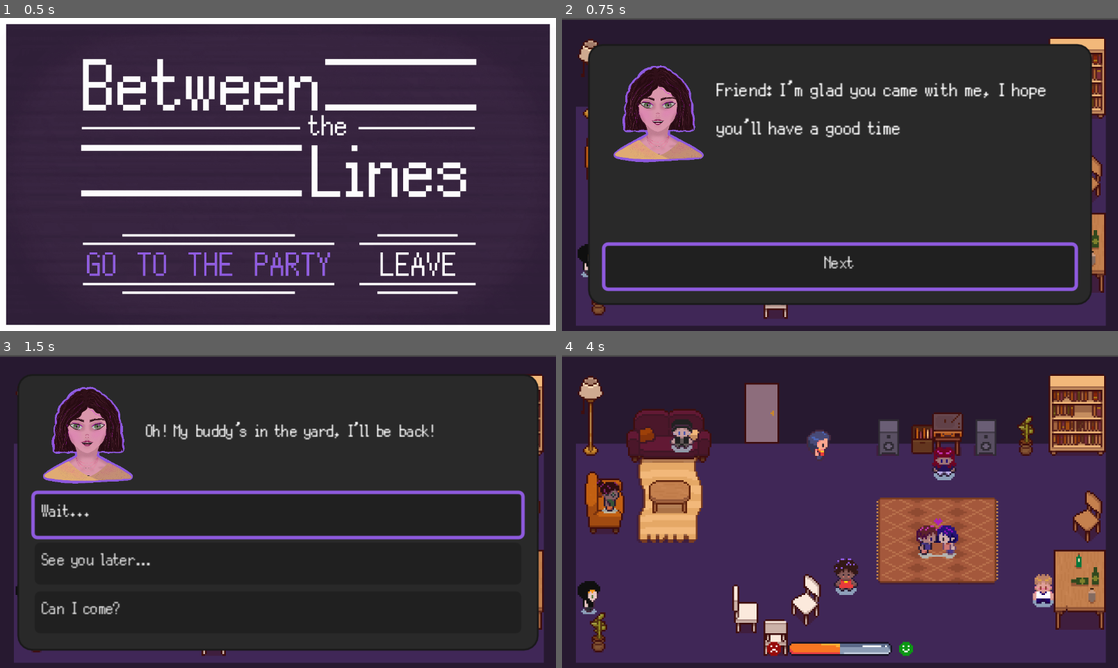
Above: before the commit, frames 1-4 (two rows, left to right).
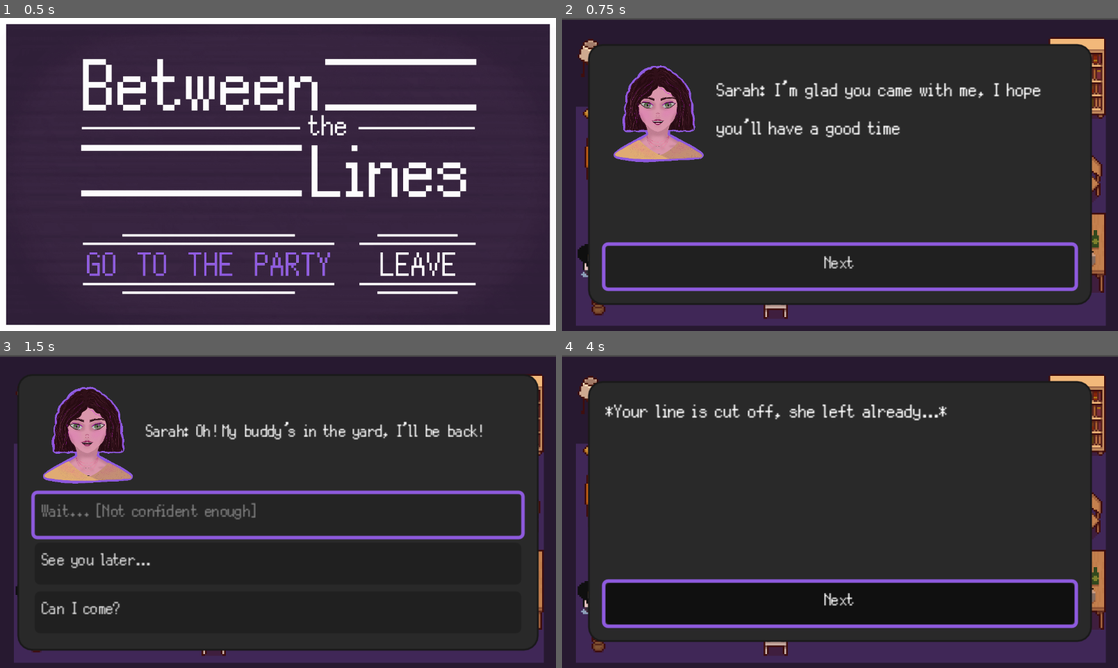
Above: after the commit, the same moments.

Repository: LaClimSx/between-the-lines
Game: Godot game, scene res://scenes/title_screen.tscn
Same seed, same stepped clock (60 frames per second), same inputs: the game is played once before the commit and once after it.
Inputs (mouse positions are in pixels of both pictures, inside the frame that each line leads up to):
- Up to frame 1 (0.5 s): no input
- Up to frame 2 (0.75 s): click (773, 265) at 0.5 s
- Up to frame 3 (1.5 s): click "Next" at 1.25 s
- Up to frame 4 (4 s): click (840, 514) at 2 s, where only the run before the commit has a clickable "Wait..."; click (840, 602) at 2.75 s, where only the run before the commit has a clickable "Next"; hold D (right) from 3.53 s (still down); hold Space (interact) from 3.53 s (still down)

Frame 1 is identical in both runs. In frame 2, 1.5% of the frame differs, in the area x 27-88%, y 19-26%; in frame 3, 1.9%; in frame 4, 64%, in the area x 4-96%, y 8-97%.

Commit message:
update chats

Diff:
--- a/assets/resources/blank_data.tres
+++ b/assets/resources/blank_data.tres
@@ -4,6 +4,6 @@
 
 [resource]
 script = ExtResource("1_htt2q")
-text = "There was a blank in the conversation..."
+text = "*There was a blank in the conversation...*"
 optional_score = -2
 metadata/_custom_type_script = "uid://bl4ey0p7k6r27"
--- a/assets/resources/circle_data.tres
+++ b/assets/resources/circle_data.tres
@@ -7,28 +7,28 @@
 
 [sub_resource type="Resource" id="Resource_choun"]
 script = ExtResource("2_qbbkm")
-text = "*Hands over the pack*, You can sit here if you want."
+text = "Charlie: *Hands over the pack*, You can sit here if you want."
 tex = ExtResource("3_s5j7m")
 optional_score = 2
 metadata/_custom_type_script = "uid://bl4ey0p7k6r27"
 
 [sub_resource type="Resource" id="Resource_a8y0u"]
 script = ExtResource("2_qbbkm")
-text = "Okay"
+text = "Charlie: Okay"
 tex = ExtResource("3_s5j7m")
 optional_score = 1
 metadata/_custom_type_script = "uid://bl4ey0p7k6r27"
 
 [sub_resource type="Resource" id="Resource_jkv2x"]
 script = ExtResource("2_qbbkm")
-text = "Can’t you at least say thank you?"
+text = "Charlie: Can’t you at least say thank you?"
 tex = ExtResource("3_s5j7m")
 optional_score = -2
 metadata/_custom_type_script = "uid://bl4ey0p7k6r27"
 
 [resource]
 script = ExtResource("4_g71lq")
-question = "Hey! Want some chips?"
+question = "Charlie: Hey! Want some chips?"
 answer1 = "Sure"
 answer2 = "No thank you"
 answer3 = "I don't eat food strangers offer me..."
--- a/assets/resources/eye_data.tres
+++ b/assets/resources/eye_data.tres
@@ -8,28 +8,28 @@
 
 [sub_resource type="Resource" id="Resource_s3jwc"]
 script = ExtResource("2_s3jwc")
-text = "Meh…"
+text = "Theo: Meh…"
 tex = ExtResource("3_s3jwc")
 optional_score = -1
 metadata/_custom_type_script = "uid://bl4ey0p7k6r27"
 
 [sub_resource type="Resource" id="Resource_qk67w"]
 script = ExtResource("2_s3jwc")
-text = "No"
+text = "Theo: No"
 tex = ExtResource("3_s3jwc")
 optional_score = -1
 metadata/_custom_type_script = "uid://bl4ey0p7k6r27"
 
 [sub_resource type="Resource" id="Resource_psrpc"]
 script = ExtResource("2_s3jwc")
-text = "Mm-hmm *Nods and smiles, embarrassed*"
+text = "Theo: Mm-hmm *Nods and smiles, embarrassed*"
 tex = ExtResource("3_s3jwc")
 optional_score = -2
 metadata/_custom_type_script = "uid://bl4ey0p7k6r27"
 
 [sub_resource type="Resource" id="Resource_hl0bf"]
 script = ExtResource("4_qk67w")
-question = "*He doesn't answer*"
+question = "Theo: *He doesn't answer*"
 answer1 = "Not a bad party, huh?"
 answer2 = "Do you come to parties like this often?"
 answer3 = "You're not very talkative"
@@ -39,28 +39,28 @@
 
 [sub_resource type="Resource" id="Resource_6tyjc"]
 script = ExtResource("2_s3jwc")
-text = "That’s nice of you to ask; I have to admit I don’t know many people *You chat for a while*"
+text = "Theo: That’s nice of you to ask; I have to admit I don’t know many people *You chat for a while*"
 tex = ExtResource("5_rkxgj")
 optional_score = 2
 metadata/_custom_type_script = "uid://bl4ey0p7k6r27"
 
 [sub_resource type="Resource" id="Resource_8c7mo"]
 script = ExtResource("2_s3jwc")
-text = "Yeah, it’s my favorite game! *You chat for a while*"
+text = "Theo: Yeah, it’s my favorite game! *You chat for a while*"
 tex = ExtResource("5_rkxgj")
 optional_score = 2
 metadata/_custom_type_script = "uid://bl4ey0p7k6r27"
 
 [sub_resource type="Resource" id="Resource_ev4wh"]
 script = ExtResource("2_s3jwc")
-text = "Sorry, I just filled my glass"
+text = "Theo: Sorry, I just filled my glass"
 tex = ExtResource("5_rkxgj")
 optional_score = 1
 metadata/_custom_type_script = "uid://bl4ey0p7k6r27"
 
 [sub_resource type="Resource" id="Resource_0wjwd"]
 script = ExtResource("4_qk67w")
-question = "*Smiles slightly*"
+question = "Theo: *Smiles slightly*"
 answer1 = "Hi, I see you’re keeping to yourself a bit, are you okay?"
 answer2 = "I saw your Celeste sweater, have you played a lot?"
 answer3 = "Hey, want to go get a drink together?"
@@ -76,7 +76,7 @@
 
 [resource]
 script = ExtResource("4_qk67w")
-question = "*Stares at you*"
+question = "Theo: *Stares at you*"
 answer1 = "*Stare back*"
 answer2 = "*Smile*"
 answer3 = "*Leave*"
--- a/assets/resources/heart_data.tres
+++ b/assets/resources/heart_data.tres
@@ -7,28 +7,28 @@
 
 [sub_resource type="Resource" id="Resource_7bqm7"]
 script = ExtResource("2_jmi6a")
-text = "Don't worry, it's just between us"
+text = "Alix & Alex: Don't worry, it's just between us"
 tex = ExtResource("5_jmi6a")
 optional_score = -1
 metadata/_custom_type_script = "uid://bl4ey0p7k6r27"
 
 [sub_resource type="Resource" id="Resource_jmi6a"]
 script = ExtResource("2_jmi6a")
-text = "*Look at you weirdly*"
+text = "Alix & Alex: *Look at you weirdly*"
 tex = ExtResource("5_jmi6a")
 optional_score = -2
 metadata/_custom_type_script = "uid://bl4ey0p7k6r27"
 
 [sub_resource type="Resource" id="Resource_lcd3i"]
 script = ExtResource("2_jmi6a")
-text = "Oh, sorry, we didn't mean to leave you out"
+text = "Alix & Alex: Oh, sorry, we didn't mean to leave you out"
 tex = ExtResource("5_jmi6a")
 optional_score = 2
 metadata/_custom_type_script = "uid://bl4ey0p7k6r27"
 
 [resource]
 script = ExtResource("4_tmvt1")
-question = "Hey, are you having a good time? *Turn to each other and whisper and laugh*"
+question = "Alix & Alex: Hey, are you having a good time? *Turn to each other and whisper and laugh*"
 answer1 = "Haha I didn’t get it, what’s the joke?"
 answer2 = "*Laugh awkwardly*"
 answer3 = "I... can leave if I'm bothering you…"
--- a/assets/resources/music.tres
+++ b/assets/resources/music.tres
@@ -29,7 +29,7 @@
 
 [sub_resource type="Resource" id="Resource_byykh"]
 script = ExtResource("4_oyyw7")
-question = "Oh yeah ? Care to put on some music yourself?"
+question = "Jules: Oh yeah ? Care to put on some music yourself?"
 answer1 = "Why not, but I hope it doesn't upset the person playing the music"
 answer2 = "No, thanks. I don’t want to be judged by others"
 answer3 = "Actually, what's playing isn't that bad"
@@ -39,21 +39,21 @@
 
 [sub_resource type="Resource" id="Resource_f677q"]
 script = ExtResource("2_ausq1")
-text = " It’s my favorite band"
+text = "Jules: It’s my favorite band"
 tex = ExtResource("5_ausq1")
 optional_score = 1
 metadata/_custom_type_script = "uid://bl4ey0p7k6r27"
 
 [sub_resource type="Resource" id="Resource_pyeu2"]
 script = ExtResource("2_ausq1")
-text = "Oh yeah… crazy…"
+text = "Jules: Oh yeah… crazy…"
 tex = ExtResource("5_ausq1")
 optional_score = -1
 metadata/_custom_type_script = "uid://bl4ey0p7k6r27"
 
 [resource]
 script = ExtResource("4_oyyw7")
-question = "So, what do you think of the music?"
+question = "Jules: So, what do you think of the music?"
 answer1 = "Frankly, I’m not a fan"
 answer2 = "It’s nice"
 answer3 = "Music, what a great invention! In fact, originally... *Talk about music history*"
--- a/assets/resources/square_data.tres
+++ b/assets/resources/square_data.tres
@@ -28,34 +28,33 @@
 
 [sub_resource type="Resource" id="Resource_ya4ey"]
 script = ExtResource("4_dibru")
-question = "Do we know each other ? Who _ you _ _?"
+question = "Talia: Do we know each other ? Who _ you _ _?"
 answer1 = "I’m sorry, I still didn’t hear you, can you repeat again?"
-answer2 = "Yeah, she's a good friend."
-answer3 = "I'm new here, I came with X."
+answer2 = "Yeah, she's a good friend"
+answer3 = "I'm new here, I came with Sarah"
 answer_conclusions = Array[ExtResource("1_vk01h")]([SubResource("Resource_a8y0u"), SubResource("Resource_jkv2x"), SubResource("Resource_jbj1t")])
 tex = ExtResource("3_vk01h")
 metadata/_custom_type_script = "uid://d2ow5inumutbj"
 
 [sub_resource type="Resource" id="Resource_eb6dy"]
 script = ExtResource("2_ceagr")
-text = " No, you didn't hear me, who did you come with?
-*You answer, awkwardly*
-"
+text = "Talia: No, you didn't hear me, who did you come with?
+*You answer, awkwardly*"
 tex = ExtResource("3_vk01h")
 optional_score = -1
 metadata/_custom_type_script = "uid://bl4ey0p7k6r27"
 
 [sub_resource type="Resource" id="Resource_trceg"]
 script = ExtResource("2_ceagr")
-text = "Did I say something funny?!"
+text = "Talia: Did I say something funny?!"
 tex = ExtResource("3_vk01h")
 optional_score = -2
 metadata/_custom_type_script = "uid://bl4ey0p7k6r27"
 
 [resource]
 script = ExtResource("4_dibru")
-question = "Do we know _ _ ? Who _ _ _ _?"
-answer1 = "Could you repeat that? I didn't catch that."
+question = "Talia: Do we know _ _ ? Who _ _ _ _?"
+answer1 = "Could you repeat that? I didn't catch that"
 answer2 = "Yeah, yeah"
 answer3 = "Haha"
 answer_conclusions = Array[ExtResource("1_vk01h")]([SubResource("Resource_ya4ey"), SubResource("Resource_eb6dy"), SubResource("Resource_trceg")])
--- a/assets/resources/star_minus.tres
+++ b/assets/resources/star_minus.tres
@@ -7,28 +7,28 @@
 
 [sub_resource type="Resource" id="Resource_obobi"]
 script = ExtResource("2_obobi")
-text = "That’s nice, but you don't have to lie..."
+text = "Sarah: That’s nice, but you don't have to lie..."
 tex = ExtResource("3_h8ovf")
 optional_score = -1
 metadata/_custom_type_script = "uid://bl4ey0p7k6r27"
 
 [sub_resource type="Resource" id="Resource_twosj"]
 script = ExtResource("2_obobi")
-text = "I understand. Thanks for coming anyway, I really appreciate it."
+text = "Sarah: I understand. Thanks for coming anyway, I really appreciate it"
 tex = ExtResource("3_h8ovf")
 optional_score = 2
 metadata/_custom_type_script = "uid://bl4ey0p7k6r27"
 
 [sub_resource type="Resource" id="Resource_4gn7m"]
 script = ExtResource("2_obobi")
-text = "Aren't you exaggerating a bit? You can be honest, you know"
+text = "Sarah: Aren't you exaggerating a bit? You can be honest, you know"
 tex = ExtResource("3_h8ovf")
 optional_score = -2
 metadata/_custom_type_script = "uid://bl4ey0p7k6r27"
 
 [resource]
 script = ExtResource("4_twosj")
-question = "So, are you enjoying the party so far?"
+question = "Sarah: So, are you enjoying the party so far?"
 answer1 = "[Lie] Yeah, it's really cool"
 answer2 = "I don't know… I don't really go out much"
 answer3 = "This is the best party of my life!"
--- a/assets/resources/star_plus.tres
+++ b/assets/resources/star_plus.tres
@@ -7,28 +7,28 @@
 
 [sub_resource type="Resource" id="Resource_eb6dy"]
 script = ExtResource("2_cmp71")
-text = "Thanks so much! I'm really glad you said that! I spent a lot of time putting everything together."
+text = "Sarah: Thanks so much! I'm really glad you said that! I spent a lot of time putting everything together."
 tex = ExtResource("3_6p6tt")
 optional_score = 2
 metadata/_custom_type_script = "uid://bl4ey0p7k6r27"
 
 [sub_resource type="Resource" id="Resource_a8y0u"]
 script = ExtResource("2_cmp71")
-text = "I understand. Thanks for coming anyway, I really appreciate it."
+text = "Sarah: I understand. Thanks for coming anyway, I really appreciate it"
 tex = ExtResource("3_6p6tt")
 optional_score = 2
 metadata/_custom_type_script = "uid://bl4ey0p7k6r27"
 
 [sub_resource type="Resource" id="Resource_jbj1t"]
 script = ExtResource("2_cmp71")
-text = "Aren't you exaggerating a bit? You can be honest, you know"
+text = "Sarah: Aren't you exaggerating a bit? You can be honest, you know"
 tex = ExtResource("3_6p6tt")
 optional_score = -2
 metadata/_custom_type_script = "uid://bl4ey0p7k6r27"
 
 [resource]
 script = ExtResource("4_76qfq")
-question = "So, are you enjoying the party so far?"
+question = "Diana: So, are you enjoying the party so far?"
 answer1 = "Yeah, it's really cool"
 answer2 = "I don't know… I don't really go out much"
 answer3 = "This is the best party of my life!"
--- a/assets/resources/triangle_data.tres
+++ b/assets/resources/triangle_data.tres
@@ -7,28 +7,28 @@
 
 [sub_resource type="Resource" id="Resource_cqaxg"]
 script = ExtResource("2_8hqfu")
-text = "You’re so boring…"
+text = "Greg: You’re so boring…"
 tex = ExtResource("3_5s00r")
 optional_score = -2
 metadata/_custom_type_script = "uid://bl4ey0p7k6r27"
 
 [sub_resource type="Resource" id="Resource_8hqfu"]
 script = ExtResource("2_8hqfu")
-text = "Oh, sorry, I didn't mean to push it."
+text = "Greg: Oh, sorry, I didn't mean to push it"
 tex = ExtResource("3_5s00r")
 optional_score = 2
 metadata/_custom_type_script = "uid://bl4ey0p7k6r27"
 
 [sub_resource type="Resource" id="Resource_5s00r"]
 script = ExtResource("2_8hqfu")
-text = "Do you think I'm your bartender?"
+text = "Greg: Do you think I'm your bartender?"
 tex = ExtResource("3_5s00r")
 optional_score = -1
 metadata/_custom_type_script = "uid://bl4ey0p7k6r27"
 
 [sub_resource type="Resource" id="Resource_trceg"]
 script = ExtResource("4_4yp7y")
-question = " Greg: You're no fun, how do you plan on having a good time? You’re sure you don’t want a lil’ beer?"
+question = "Greg: You're no fun, how do you plan on having a good time? You’re sure you don’t want a lil’ beer?"
 answer1 = "No need to drink to have fun"
 answer2 = "You’re a drag"
 answer3 = "Can I have a coke instead?"
@@ -40,7 +40,7 @@
 [resource]
 script = ExtResource("2_8hqfu")
 text = "Greg: You want some vodka, a beer?
-You: No thank you."
+You: No thank you"
 next = SubResource("Resource_trceg")
 tex = ExtResource("3_5s00r")
 metadata/_custom_type_script = "uid://bl4ey0p7k6r27"
--- a/assets/resources/zero_data.tres
+++ b/assets/resources/zero_data.tres
@@ -7,28 +7,25 @@
 
 [sub_resource type="Resource" id="Resource_g1pua"]
 script = ExtResource("2_g1pua")
-text = "Your line is cut off, she left already…"
-tex = ExtResource("3_wc4nv")
+text = "*Your line is cut off, she left already…*"
 optional_score = -2
 metadata/_custom_type_script = "uid://bl4ey0p7k6r27"
 
 [sub_resource type="Resource" id="Resource_lxbt0"]
 script = ExtResource("2_g1pua")
-text = "Your line is cut off, she left already…"
-tex = ExtResource("3_wc4nv")
+text = "*Your line is cut off, she left already…*"
 optional_score = -2
 metadata/_custom_type_script = "uid://bl4ey0p7k6r27"
 
 [sub_resource type="Resource" id="Resource_c46ab"]
 script = ExtResource("2_g1pua")
-text = "Your line is cut off, she left already…"
-tex = ExtResource("3_wc4nv")
+text = "*Your line is cut off, she left already…*"
 optional_score = -2
 metadata/_custom_type_script = "uid://bl4ey0p7k6r27"
 
 [sub_resource type="Resource" id="Resource_88uhq"]
 script = ExtResource("4_lxbt0")
-question = "Oh! My buddy’s in the yard, I’ll be back!"
+question = "Sarah: Oh! My buddy’s in the yard, I’ll be back!"
 answer1 = "Wait..."
 answer2 = "See you later…"
 answer3 = "Can I come?"
@@ -40,7 +37,7 @@
 
 [resource]
 script = ExtResource("2_g1pua")
-text = "Friend: I’m glad you came with me, I hope you’ll have a good time"
+text = "Sarah: I’m glad you came with me, I hope you’ll have a good time"
 next = SubResource("Resource_88uhq")
 tex = ExtResource("3_wc4nv")
 metadata/_custom_type_script = "uid://bl4ey0p7k6r27"
--- a/scripts/interaction_panel.gd
+++ b/scripts/interaction_panel.gd
@@ -19,7 +19,7 @@
 	var answer_buttons: Array[Node] = %AnswersContainer.get_children()
 	for i in range(answers.size()):
 		answer_buttons[i].text = answers[i]
-		if locks[i] && Global.score < 0:
+		if locks[i] && Global.score <= 2:
 			answer_buttons[i].disabled = true
 			answer_buttons[i].text += " [Not confident enough]"
 		answer_buttons[i].pressed.connect(func() -> void:
--- a/scripts/simple_panel.gd
+++ b/scripts/simple_panel.gd
@@ -10,6 +10,8 @@
 func setup(tex: CompressedTexture2D, text: String) -> void:
 	%TextureRect.texture = tex
 	%Label.text = text
+	if not tex:
+		%TextureRect.visible = false
 	get_tree().paused = true
 	visible = true
 
